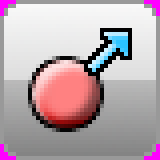
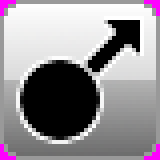
Layers edited between the first and the second 160px x 160px image:
removed layer "Drop Shadow #2" (was 80%) over [88, 32, 128, 72]
removed layer "Layer #6" over [88, 32, 128, 72]
removed layer "Layer #7" over [84, 28, 132, 76]
removed layer "Drop Shadow #8" (was 80%) over [32, 60, 100, 128]
removed layer "Drop Shadow #7" (was 50%) over [32, 60, 100, 128]
moved "Layer #2" above "Layer #5", painted on it over [4, 4, 156, 140]
moved "Layer #5" above "Layer", painted on it over [16, 16, 144, 144]
hid "Layer", moved it above "Layer #4", painted on it over [4, 4, 156, 156]
painted on "Layer #4" over [4, 4, 156, 156]
showed "Layer #3", painted on it over [4, 4, 156, 128]
painted on "Layer #1" over [4, 4, 156, 156]
